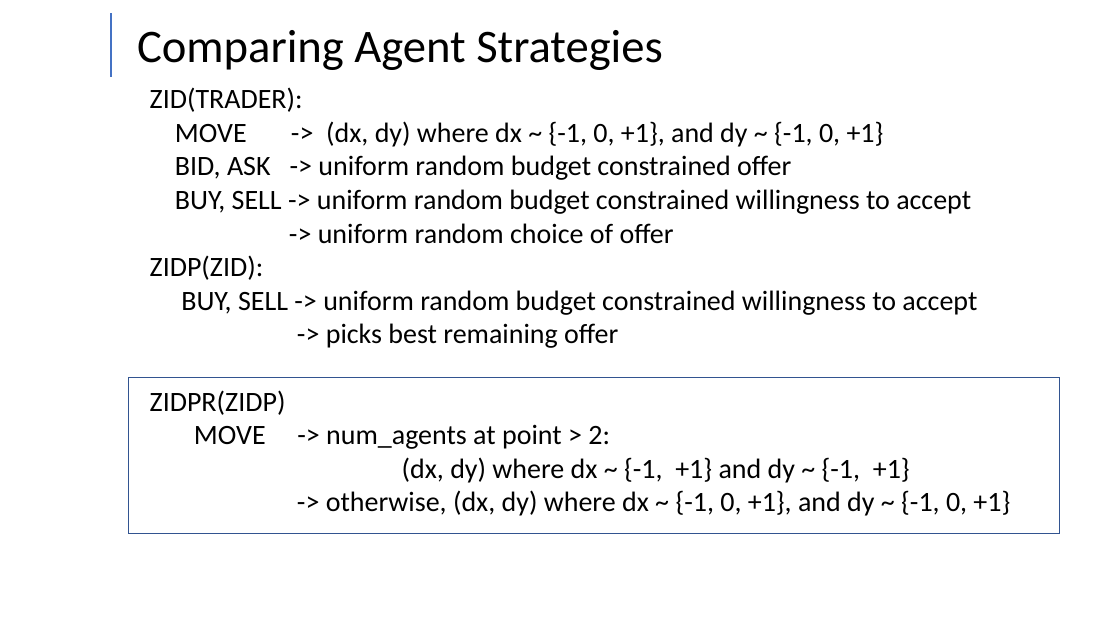
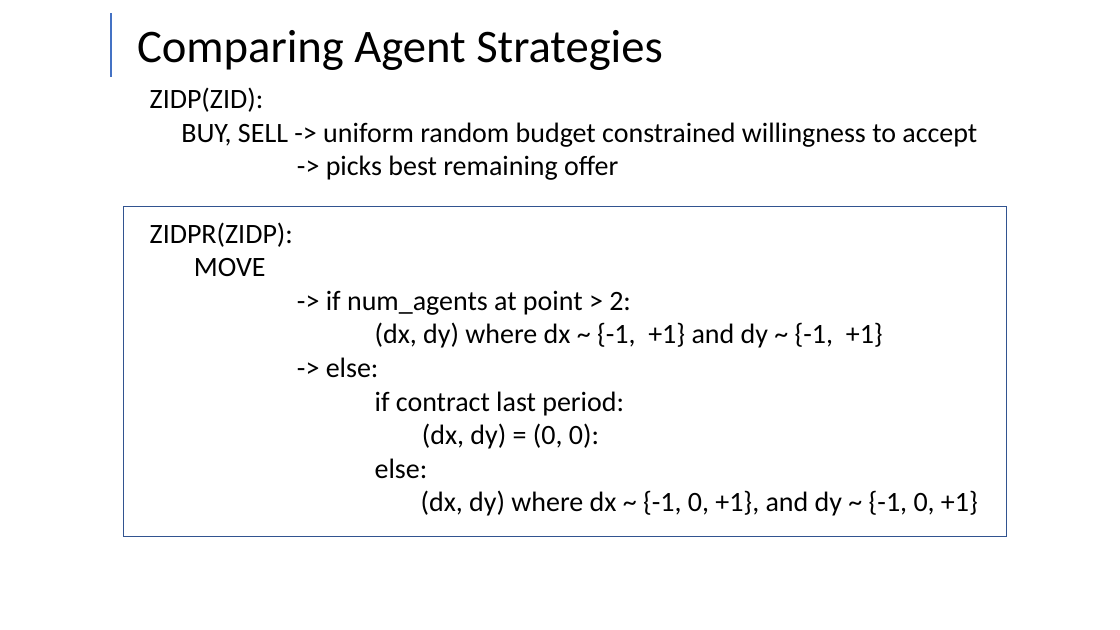
Before and after one commit to Kmccabe/dm_markets, a slide deck: slide 26 of talks/ZI Conference Talk V2.pptx. Drawn at 1120x630 pixels with LibreOffice and Linux fonts; fonts in the diff are those of the drawing. Boxes give left, top, right and bottom in pixels: in the first picture for what was removed or moved away, otherwise in the second. Text is boxed around its words. In the diff, an @@ line names an element or a change of style, - is before the commit and + after.

```diff
--- a/talks/ZI Conference Talk V2.pptx
+++ b/talks/ZI Conference Talk V2.pptx
@@ text at [150,87,971,244]: paragraphs removed @@
-ZID(TRADER):
-MOVE -> (dx, dy) where dx ~ {-1, 0, +1}, and dy ~ {-1, 0, +1}
-BID, ASK -> uniform random budget constrained offer
-BUY, SELL -> uniform random budget constrained willingness to accept
--> uniform random choice of offer
@@ rectangle: place and size @@
-rectangle at [129,378,1060,534]
+rectangle at [124,207,1007,537]
@@ text at [150,222,631,315]: text changed @@
-ZIDPR(ZIDP)
-MOVE -> num_agents at point > 2:
+ZIDPR(ZIDP):
+MOVE
+-> if num_agents at point > 2:
@@ text at [326,357,978,516]: text changed @@
--> otherwise, (dx, dy) where dx ~ {-1, 0, +1}, and dy ~ {-1, 0, +1}
+-> else:
+if contract last period:
+(dx, dy) = (0, 0):
+else:
+(dx, dy) where dx ~ {-1, 0, +1}, and dy ~ {-1, 0, +1}
```
Also in this commit, not shown: 1 other slide changed, 2 slides added, 8 other files.
